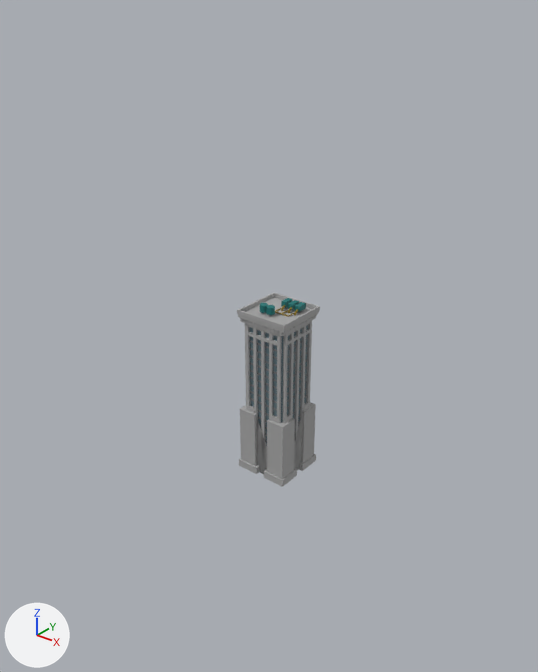
The OBJ model models/architecture/newYorkStyle.obj: old version first, new version second.
Rendered twice from a camera (50 mm lens) standing at (481.0, -626.0, 486.0) and looking at (-15.0, -6.0, 102.0). Arrows for +X, +Y and +Z are at lower left; the lights stay in place. Where no turn or scale is listed for an object, it has been applied to the vertices.

The first picture shows 'Mesh_Mesh_se_4.001'.
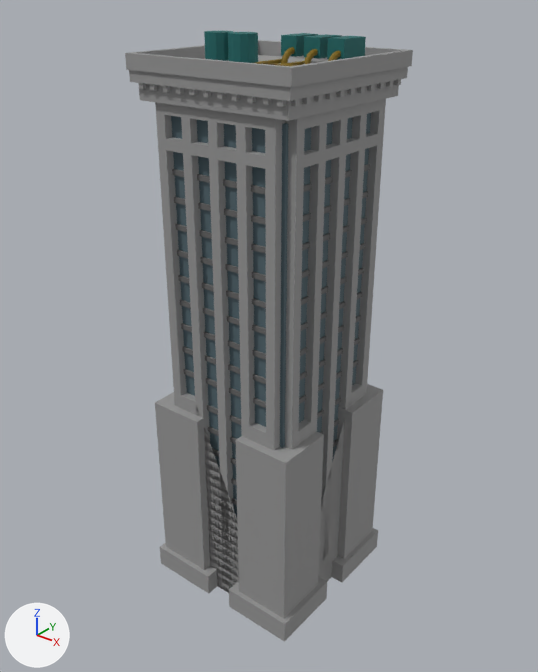
Location of each change, (x1, y1, x2, y2) in pixels of the pictures (538 x 672 px):
'Mesh_Mesh_se_4.003', added
    after: (125, 40, 413, 642)
'Mesh_Mesh_se_4.001', reshaped
    before: (237, 293, 320, 487)
    after: (172, 164, 370, 505)
'Mesh_Mesh_se_4.004', added
    after: (171, 113, 371, 517)
'Mesh_Mesh_se_4.000', added (cyan)
    after: (204, 31, 366, 63)
'Mesh_Mesh_se_4.002', added
    after: (256, 47, 341, 66)
part 1 of me_mesh_mesh_se_4_001, added
    after: (172, 169, 265, 195)
part 2 of me_mesh_mesh_se_4_001, added
    after: (174, 197, 266, 225)
part 3 of me_mesh_mesh_se_4_001, added
    after: (175, 224, 266, 254)
part 4 of me_mesh_mesh_se_4_001, added
    after: (177, 250, 266, 282)
part 5 of me_mesh_mesh_se_4_001, added
    after: (178, 275, 266, 309)
part 6 of me_mesh_mesh_se_4_001, added
    after: (180, 299, 266, 335)
part 7 of me_mesh_mesh_se_4_001, added
    after: (181, 323, 266, 360)
part 8 of me_mesh_mesh_se_4_001, added
    after: (182, 346, 266, 384)
part 9 of me_mesh_mesh_se_4_001, added
    after: (184, 369, 266, 408)
part 10 of me_mesh_mesh_se_4_001, added
    after: (303, 164, 370, 192)
part 11 of me_mesh_mesh_se_4_001, added
    after: (303, 191, 368, 222)
part 12 of me_mesh_mesh_se_4_001, added
    after: (302, 217, 367, 251)
part 13 of me_mesh_mesh_se_4_001, deleted
    before: (245, 323, 282, 474)
part 14 of me_mesh_mesh_se_4_001, deleted
    before: (283, 321, 312, 471)
part 15 of me_mesh_mesh_se_4_001, cut back
    before: (237, 293, 320, 487)
    after: (207, 243, 365, 505)

The change, as a list of edits to the scene's bpy script:
```text
Change me_mesh_mesh_se_4_001:
    remove me_mesh_mesh_se_4_001.from_pydata(...)  # 2172 vertices, 3900 faces; spans x -40.0..31.0, y -37.0..34.0, z -78.0..145.0
    remove me_mesh_mesh_se_4_001.materials.append(mat_bblusteel_001)  # dark cyan #167270
    remove me_mesh_mesh_se_4_001.materials.append(mat_bchrome_001)  # yellow #8b7100
    remove me_mesh_mesh_se_4_001.materials.append(mat_brose_001)  # grey #a6a6a6
    remove me_mesh_mesh_se_4_001.materials.append(mat_bcloudr_001)  # dark cyan #5c737c
    add me_mesh_mesh_se_4_001.from_pydata(...)  # 576 vertices, 864 faces; spans x -100.0..69.0, y -87.0..79.0, z -207.0..305.0
    me_mesh_mesh_se_4_001 part 1: a new loose piece, a box spanning x -84.2..56.9, y -87.0..-81.0, z 298.8..304.7, in mat_bdarkrose_001 (dark grey #696969)
    me_mesh_mesh_se_4_001 part 2: a new loose piece, a box spanning x -84.2..56.9, y -87.0..-81.0, z 269.5..275.3, in mat_bdarkrose_001 (dark grey #696969)
    me_mesh_mesh_se_4_001 part 3: a new loose piece, a box spanning x -84.2..56.9, y -87.0..-81.0, z 240.1..246.0, in mat_bdarkrose_001 (dark grey #696969)
    me_mesh_mesh_se_4_001 part 4: a new loose piece, a box spanning x -84.2..56.9, y -87.0..-81.0, z 210.7..216.6, in mat_bdarkrose_001 (dark grey #696969)
    me_mesh_mesh_se_4_001 part 5: a new loose piece, a box spanning x -84.2..56.9, y -87.0..-81.0, z 181.3..187.2, in mat_bdarkrose_001 (dark grey #696969)
    me_mesh_mesh_se_4_001 part 6: a new loose piece, a box spanning x -84.2..56.9, y -87.0..-81.0, z 152.0..157.8, in mat_bdarkrose_001 (dark grey #696969)
    me_mesh_mesh_se_4_001 part 7: a new loose piece, a box spanning x -84.2..56.9, y -87.0..-81.0, z 122.6..128.5, in mat_bdarkrose_001 (dark grey #696969)
    me_mesh_mesh_se_4_001 part 8: a new loose piece, a box spanning x -84.2..56.9, y -87.0..-81.0, z 93.2..99.1, in mat_bdarkrose_001 (dark grey #696969)
    me_mesh_mesh_se_4_001 part 9: a new loose piece, a box spanning x -84.2..56.9, y -87.0..-81.0, z 63.8..69.7, in mat_bdarkrose_001 (dark grey #696969)
    me_mesh_mesh_se_4_001 part 10: a new loose piece, a box spanning x 62.8..68.8, y -73.7..67.3, z 298.8..304.7, in mat_bdarkrose_001 (dark grey #696969)
    me_mesh_mesh_se_4_001 part 11: a new loose piece, a box spanning x 62.8..68.8, y -73.7..67.3, z 269.5..275.3, in mat_bdarkrose_001 (dark grey #696969)
    me_mesh_mesh_se_4_001 part 12: a new loose piece, a box spanning x 62.8..68.8, y -73.7..67.3, z 240.1..246.0, in mat_bdarkrose_001 (dark grey #696969)
    me_mesh_mesh_se_4_001 part 13: the loose piece of 72 vertices spanning x -30.0..21.0, y -31.0..-27.0, z -78.0..124.0 is deleted
    me_mesh_mesh_se_4_001 part 14: the loose piece of 72 vertices spanning x 21.0..25.0, y -27.0..24.0, z -78.0..124.0 is deleted
    me_mesh_mesh_se_4_001 part 15: 1236 vertices removed from x -40.0..31.0, y -37.0..34.0, z -78.0..145.0; 336 vertices added at x -100.0..69.0, y -87.0..79.0, z -207.0..217.0
Add ob_mesh_mesh_se_4_004:
    ob_mesh_mesh_se_4_004 = bpy.data.objects.new('Mesh_Mesh_se_4.004', me_mesh_mesh_se_4_004)  # a box spanning x -94.0..67.0, y -84.0..76.0, z -232.0..366.0; in mat_bcloudr_001 (dark cyan #5c737c)
    ob_mesh_mesh_se_4_004.location = (0.0, 0.0, 0.0)
Add ob_mesh_mesh_se_4_003:
    ob_mesh_mesh_se_4_003 = bpy.data.objects.new('Mesh_Mesh_se_4.003', me_mesh_mesh_se_4_003)  # 736 vertices, 1368 faces; spans x -119.0..92.0, y -110.0..101.0, z -233.0..417.0; in mat_brose_001 (grey #a6a6a6)
    ob_mesh_mesh_se_4_003.location = (0.0, 0.0, 0.0)
Add ob_mesh_mesh_se_4_002:
    ob_mesh_mesh_se_4_002 = bpy.data.objects.new('Mesh_Mesh_se_4.002', me_mesh_mesh_se_4_002)  # 776 vertices, 1524 faces; spans x -22.9..50.3, y -41.6..27.1, z 401.4..419.2; in mat_bchrome_001 (yellow #8b7100)
    ob_mesh_mesh_se_4_002.location = (0.0, 0.0, 0.0)
Add ob_mesh_mesh_se_4_000:
    ob_mesh_mesh_se_4_000 = bpy.data.objects.new('Mesh_Mesh_se_4.000', me_mesh_mesh_se_4_000)  # a box spanning x -24.9..-5.3, y 26.4..64.6, z 410.3..429.9; a 12-sided cylinder along z spanning x -60.2..-31.1, y -60.1..-31.1, z 410.3..436.1; a box spanning x 5.1..24.7, y 25.4..63.6, z 410.3..429.9; a box spanning x 34.0..53.6, y 25.4..63.6, z 410.3..429.9; a 12-sided cylinder along z spanning x -30.1..-1.1, y -59.4..-30.4, z 410.3..436.1; in mat_bblusteel_001 (dark cyan #167270)
    ob_mesh_mesh_se_4_000.location = (0.0, 0.0, 0.0)
```
